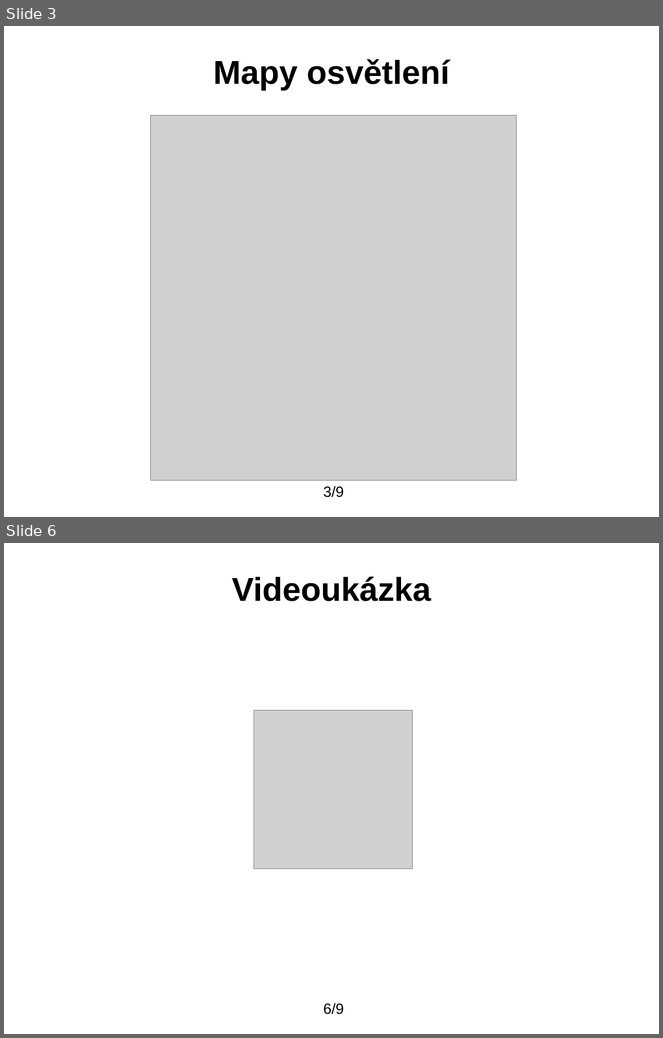
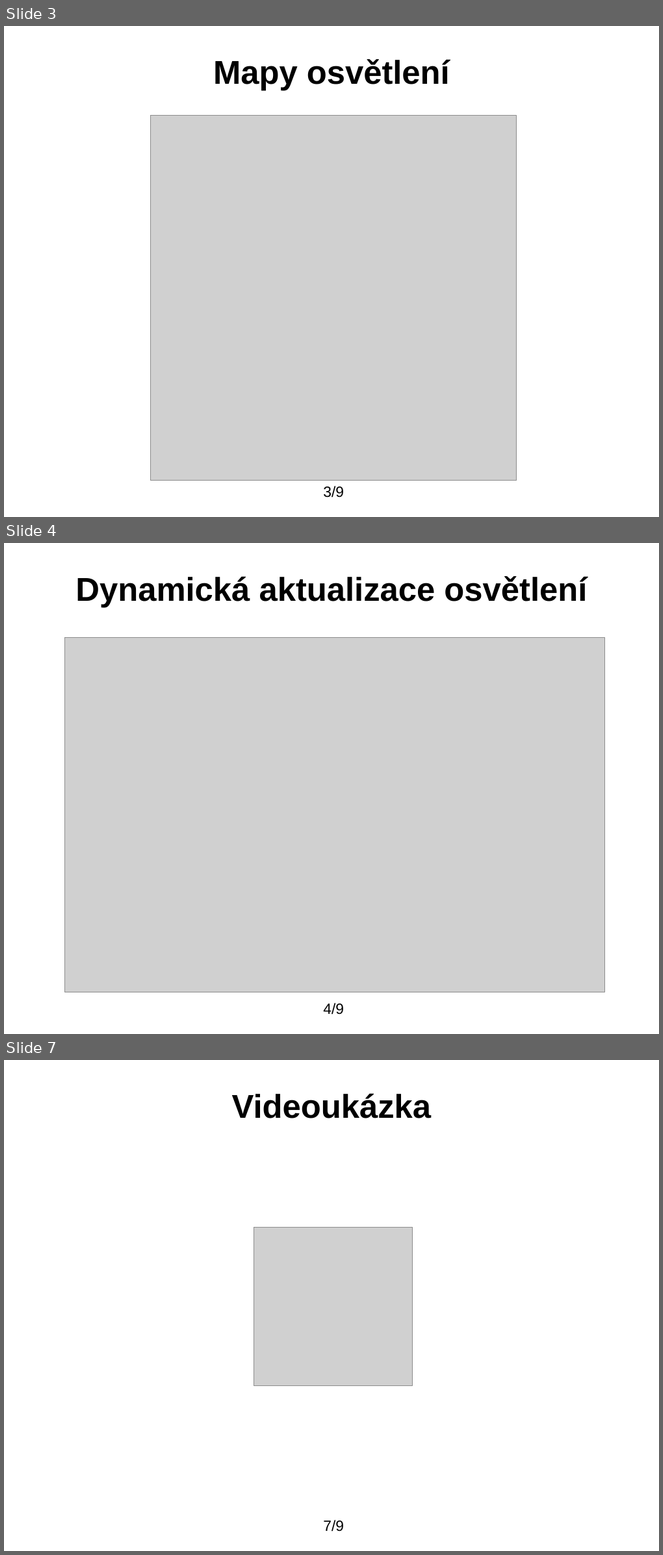
Before and after one commit to blankdeveloper/Open4speed, a slide deck: prezentace.odp. Shown one above the other, each under a label of ours: slides 3 and 6 before the commit, slides 3, 4 and 7 after it; the slides between them are not shown. The pictures are 663x1038 and 663x1555 pixels, drawn with LibreOffice and Linux fonts; fonts in the diff are those of the drawing; grey boxes stand for pictures; background and template pictures are left out. Boxes give left, top, right and bottom in pixels: in the first picture for what was removed or moved away, otherwise in the second. Text is boxed around its words. In the diff, an @@ line names an element or a change of style, - is before the commit and + after.

```diff
--- a/prezentace.odp
+++ b/prezentace.odp
@@ slide 4 added at (x1=4, y1=543, x2=659, y2=1034), background picture (left out) @@
@@ title added at (x1=76, y1=576, x2=587, y2=608), 40 pt, text #000000, bold @@
+Dynamická aktualizace osvětlení
@@ picture added at (x1=64, y1=637, x2=605, y2=993) @@
@@ page number added at (x1=323, y1=1003, x2=344, y2=1015), 18 pt, text #000000 @@
+4/9
@@ what was slide 6 is now slide 7 @@
@@ page number at (x1=323, y1=1520, x2=344, y2=1532): text changed @@
-6/9
+7/9
```
Also in this commit, not shown: 4 slides changed, 1 other slide added, 1 slide removed.
